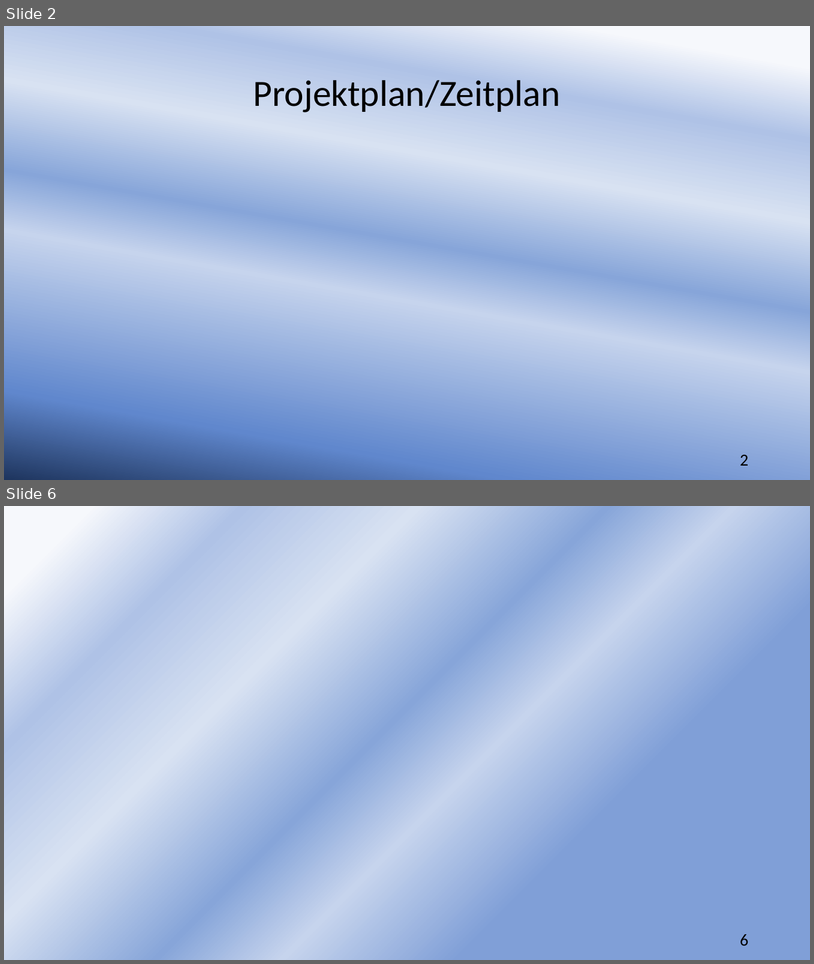
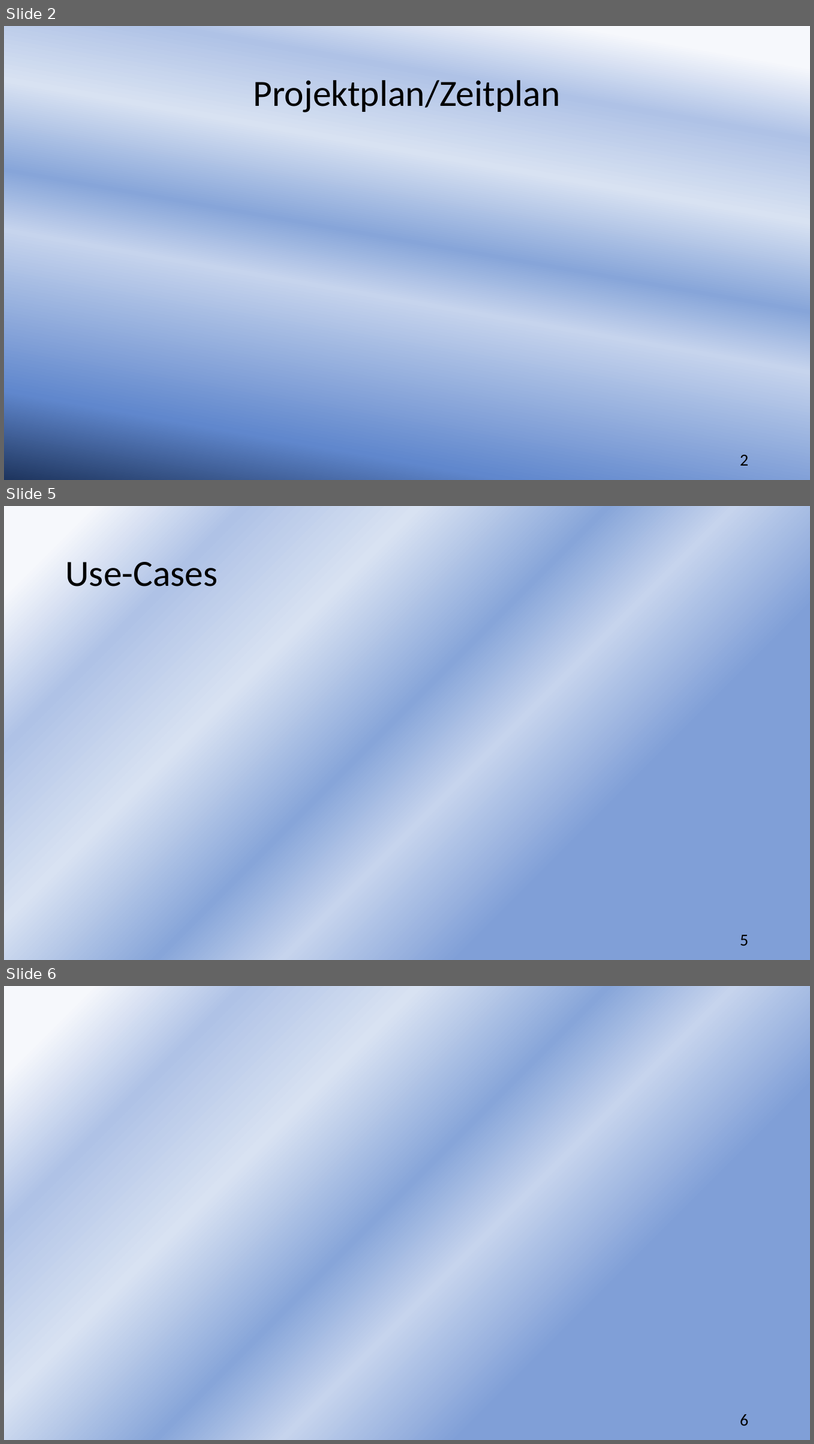
Before and after one commit to sebastiankoch10/EPWS2223HausenKochZimmer, a slide deck: Audits/EPWS2223HausenKochZimmer Audit 3.pptx. Shown one above the other, each under a label of ours: slides 2 and 6 before the commit, slides 2, 5 and 6 after it; the slides between them are not shown. The pictures are 814x964 and 814x1444 pixels, drawn with LibreOffice and Linux fonts; fonts in the diff are those of the drawing. Boxes give left, top, right and bottom in pixels: in the first picture for what was removed or moved away, otherwise in the second. Text is boxed around its words. In the diff, an @@ line names an element or a change of style, - is before the commit and + after.

```diff
--- a/Audits/EPWS2223HausenKochZimmer Audit 3.pptx
+++ b/Audits/EPWS2223HausenKochZimmer Audit 3.pptx
@@ slide 5 added at box(4, 506, 810, 960), background gradient #F6F8FC to #AFC2E6 to #D8E2F2 to #87A5D9 to #C6D4ED to #809FD7 @@
@@ title added at box(65, 555, 218, 586), 44 pt, text #000000 @@
+Use-Cases
@@ page number added at box(740, 934, 749, 945), 20 pt, text #000000 @@
+5
```
Also in this commit, not shown: 2 other slides added, 3 slides removed, 1 other file.
